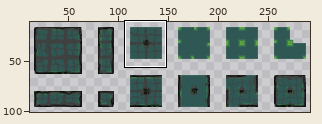
Edited in one commit: sprite sheet (assets/textures/tileset/basic_tileset.png). Above: a wide view before the commit, with the close-up outlined.
Close-up. First the earlier version:
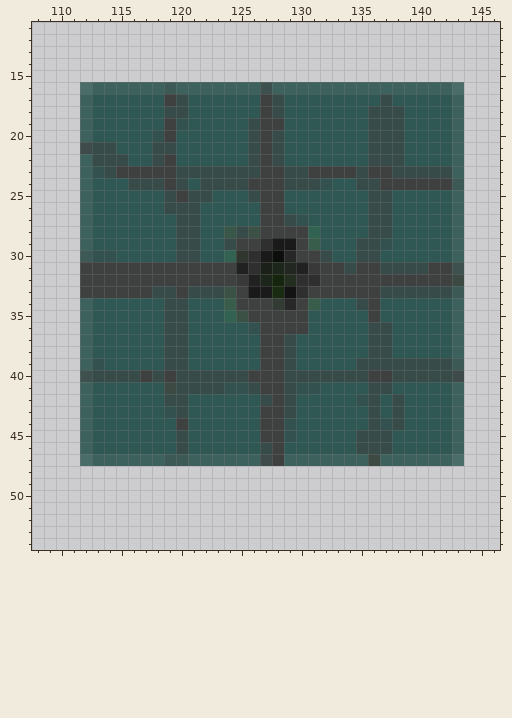
The file is 320x112 pixels. Pixels under 10% opacity are left out. Colours within 5 levels of each other are drawn and written as one. Shown: x 108..146, y 11..54. The wide view leaves out empty margins. The commit also changed other parts of the picture, which this record leaves out.
The same view after the edit:
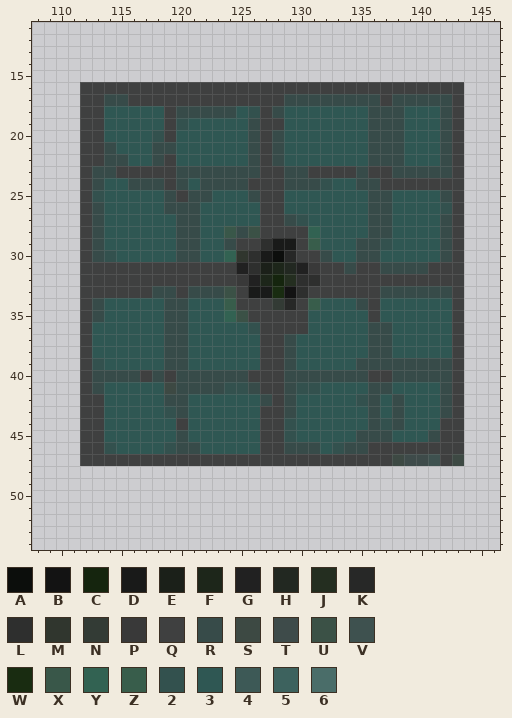
Palette (. is transparent): A #0c0e0c  B #131313  C #15250e  D #191a19  E #1b2019  F #1d261a  G #212121  H #222821  J #242e20  K #272827  L #2e2f2e  M #30362e  N #333b35  P #393939  Q #3f4040  R #374b49  S #3d4943  T #3e4b4a  U #3b5146  V #3e514f  W #192c11  X #395749  Y #326252  Z #385d4b  2 #33514e  3 #2f5753  4 #3d5956  5 #3d625e  6 #4a6d69
Changes in this commit:
y 16: x 112..143 655555545555555V5555555555555556 -> QQQQQQQQQQQQQQQQQQQQQQQQQQQQQQQQ
y 17: x 112..118 5333333 -> QQRRQQQ; x 120..126 R333333 -> QQQQQQQ; x 128..143 R33333333R333335 -> QRRRRRRRRQRRRRRQ
y 18: x 112..113 53 -> QQ; x 119 R -> Q; x 121..124 3333 -> RRRR; x 126 3 -> 2; x 142..143 35 -> RQ
y 19..20: x 112..113 53 -> QQ; x 142..143 35 -> RQ
y 21: x 112..113 TR -> QQ; x 142..143 35 -> RQ
y 22: x 112..113 5R -> QQ; x 142..143 35 -> RQ
y 23: x 112..113 52 -> QR; x 143 5 -> Q
y 24: x 112..113 53 -> QR; x 143 4 -> Q
y 25: x 112..113 53 -> Q2; x 142..143 35 -> RQ
y 26: x 112..113 53 -> QR; x 142..143 35 -> 2Q
y 27..29: x 112..113 53 -> QR; x 142..143 35 -> RQ
y 30: x 112..113 42 -> QR; x 142..143 35 -> RQ
y 31: x 143 V -> Q
y 32: x 143 S -> Q
y 33: x 143 4 -> Q
y 34..35: x 112..113 53 -> QR; x 143 5 -> Q
y 36..38: x 112 5 -> Q; x 143 5 -> Q
y 39: x 112 5 -> Q; x 143 4 -> Q
y 40: x 112 V -> Q; x 143 T -> Q
y 41: x 112..113 53 -> QR; x 142..143 35 -> RQ
y 42..43: x 112..113 53 -> QQ; x 142..143 35 -> RQ
y 44: x 112..113 53 -> QQ; x 142..143 35 -> QQ
y 45: x 112..113 53 -> QQ; x 141..143 335 -> RQQ
y 46: x 112..114 533 -> QQ2; x 119 3 -> 2; x 121 3 -> R; x 127 R -> Q; x 129..131 333 -> RRR; x 133..134 33 -> 2R; x 136..143 RR333335 -> QQQQQQQQ
y 47: x 112..127 655555544555555T -> QQQQQQQQQQQQQQQQ; x 129..143 5555555S5555556 -> QQQQQQQQQSTTVQS
Pixel boxes of the changes (left, top, right, bottom) in both close-ups:
changed: (80, 82, 464, 466)
